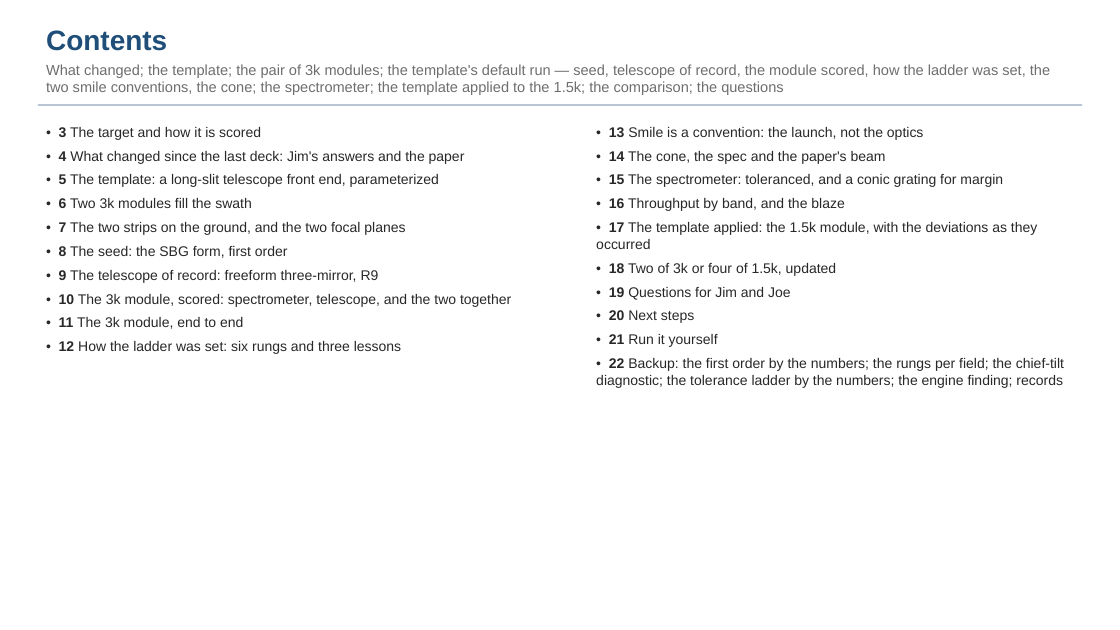
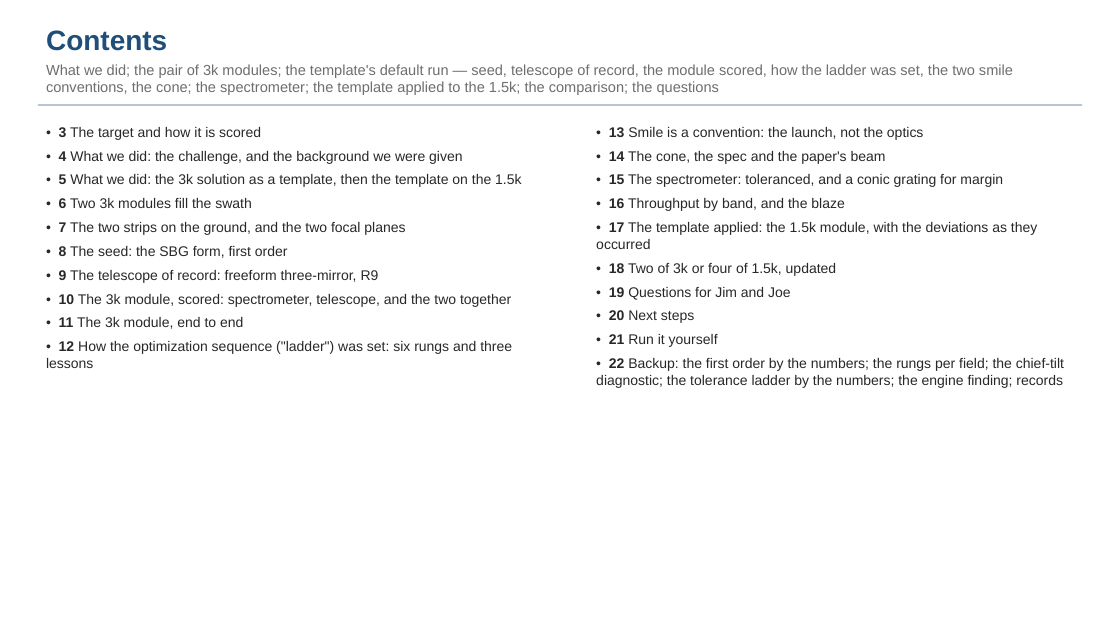
Before and after one commit to nasa-jpl/macos, a slide deck: slide 2 of demo_session/deck_dyson_3k.pptx. Drawn at 1120x630 pixels with LibreOffice and Linux fonts; fonts in the diff are those of the drawing. Boxes give left, top, right and bottom in pixels: in the first picture for what was removed or moved away, otherwise in the second. Text is boxed around its words. In the diff, an @@ line names an element or a change of style, - is before the commit and + after.

```diff
--- a/demo_session/deck_dyson_3k.pptx
+++ b/demo_session/deck_dyson_3k.pptx
@@ text at box(46, 64, 1013, 95): text changed @@
-What changed; the template; the pair of 3k modules; the template's default run — seed, telescope of record, the module scored, how the ladder was set, the two smile conventions, the cone; the spectrometer; the template applied to the 1.5k; the comparison; the questions
+What we did; the pair of 3k modules; the template's default run — seed, telescope of record, the module scored, how the ladder was set, the two smile conventions, the cone; the spectrometer; the template applied to the 1.5k; the comparison; the questions
@@ text at box(59, 151, 521, 187): text changed @@
-• 4 What changed since the last deck: Jim's answers and the paper
-• 5 The template: a long-slit telescope front end, parameterized
+• 4 What we did: the challenge, and the background we were given
+• 5 What we did: the 3k solution as a template, then the template on the 1.5k
@@ text at box(46, 341, 512, 368): text changed @@
-• 12 How the ladder was set: six rungs and three lessons
+• 12 How the optimization sequence ("ladder") was set: six rungs and three lessons
```
Also in this commit, not shown: 5 other slides changed, 1 other file.
